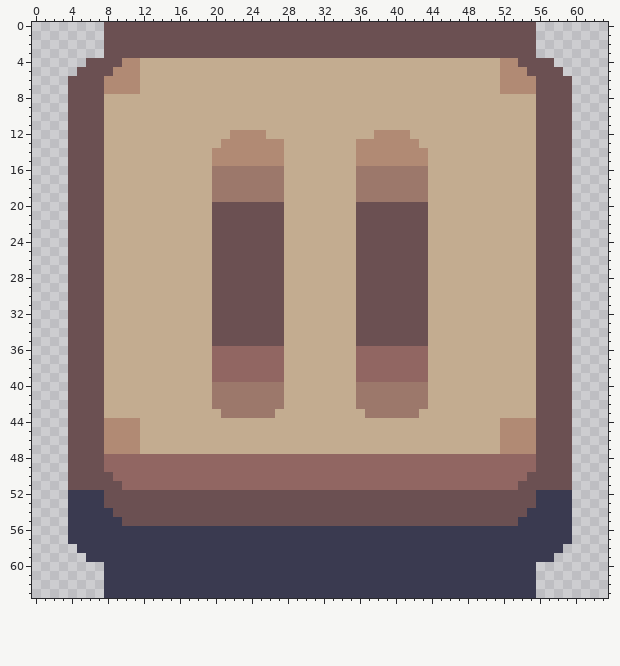
One commit to this pixel-art sprite: assets/ui/buttons/pause_button_00.png. The first picture shows the starting point.
The file is 64x64 pixels.
Now the later version:
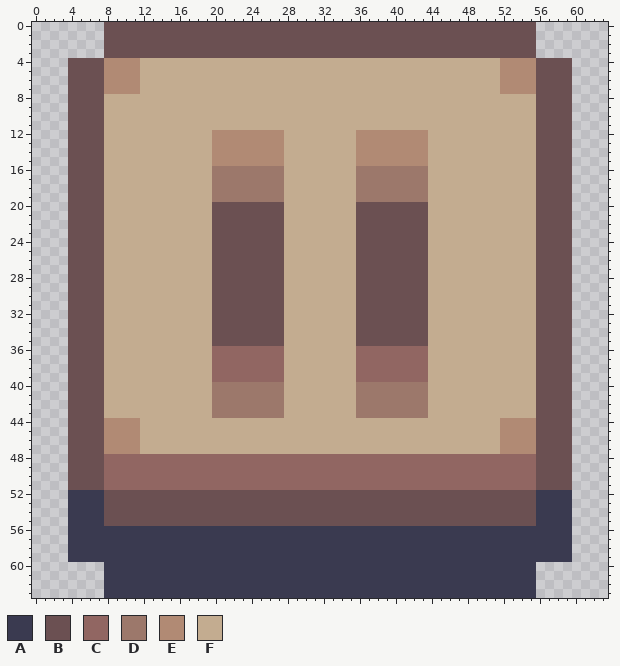
Palette (. is transparent): A #3a3a50  B #6b5052  C #916662  D #9c786b  E #b18a74  F #c3ac90
Commit message: rename loadingScreen to pauseScreen added sprites, updated ui
From old to new:
The author put colour A in row 58 at x 4 and 59; in row 59 at x 4 to 5 and 58 to 59.
The author put colour B in row 4 at x 4 to 5 and 58 to 59; in row 5 at x 4 and 59.
Colour A becomes colour B in row 54 at x 8 and 55; in row 55 at x 8 to 9 and 54 to 55.
Colour B becomes colour C in row 50 at x 8 and 55; in row 51 at x 8 to 9 and 54 to 55.
Colour F becomes colour D in row 43 at x 20, 27, 36 and 43.
Colour B becomes colour E in row 4 at x 8 to 9 and 54 to 55; in row 5 at x 8 and 55.
Colour F becomes colour E in row 12 at x 20 to 21, 26 to 27, 36 to 37 and 42 to 43; in row 13 at x 20 and 43.
